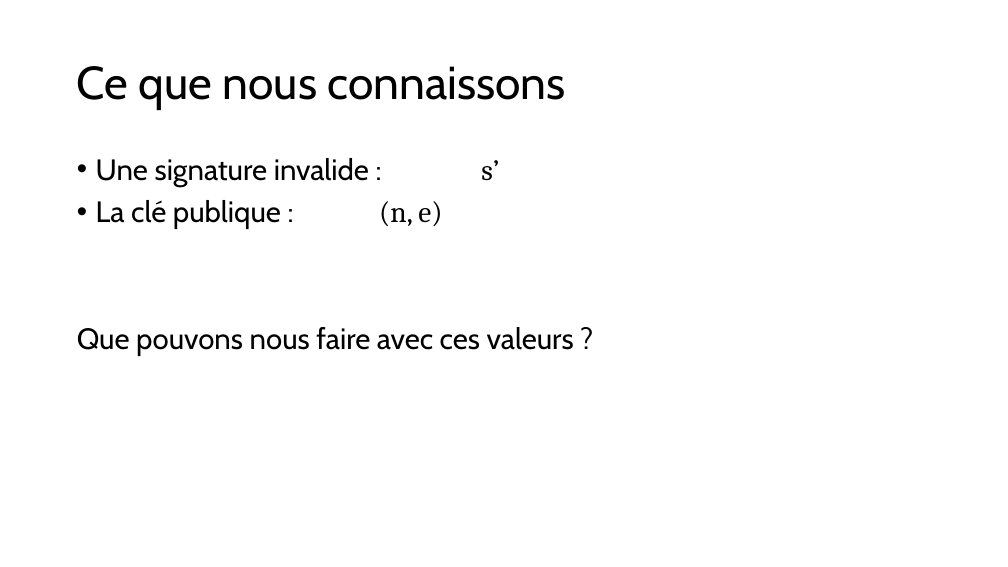
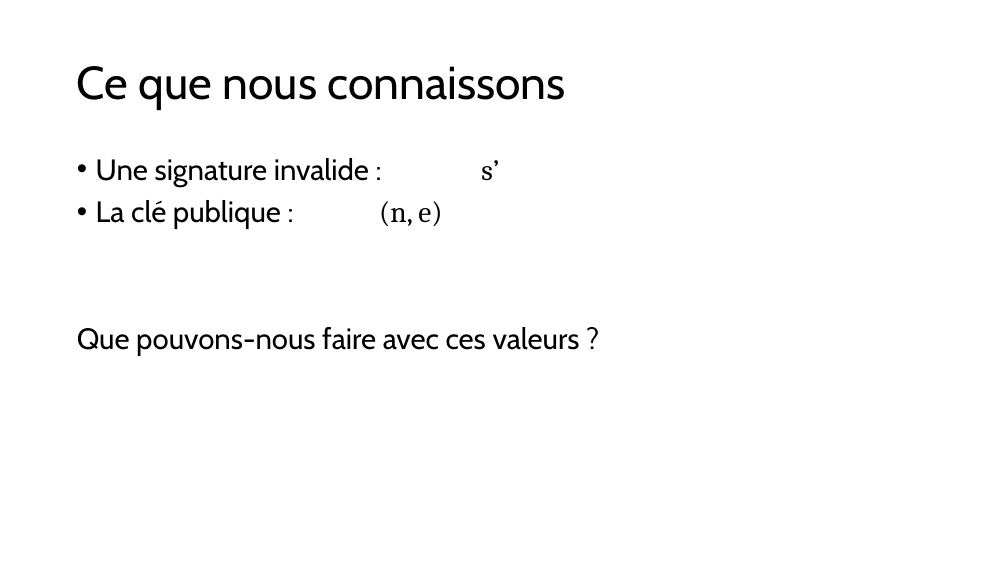
Before and after one commit to JustinFerrara14/SSE, a slide deck: slide 26 of SSELaticeAttackFerrara.pptx (slide 16 before the commit). Drawn at 1008x567 pixels with LibreOffice and Linux fonts; fonts in the diff are those of the drawing. Boxes give left, top, right and bottom in pixels: in the first picture for what was removed or moved away, otherwise in the second. Text is boxed around its words. In the diff, an @@ line names an element or a change of style, - is before the commit and + after.

```diff
--- a/SSELaticeAttackFerrara.pptx
+++ b/SSELaticeAttackFerrara.pptx
@@ text at [77,327,580,356]: text changed @@
-Que pouvons nous faire avec ces valeurs ?
+Que pouvons-nous faire avec ces valeurs ?
```
Also in this commit, not shown: 6 other slides changed, 12 slides added, 2 slides removed, 3 other files.
